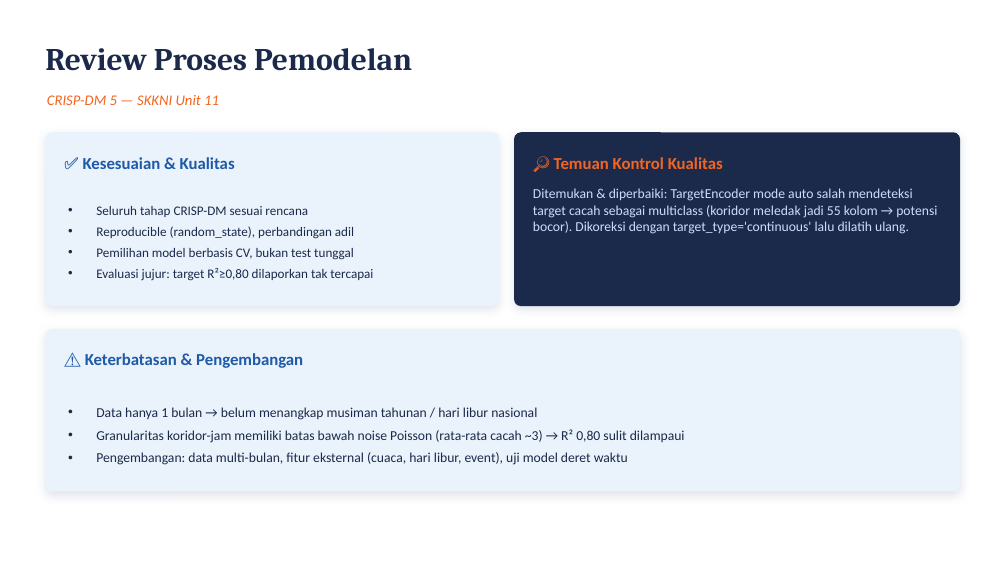
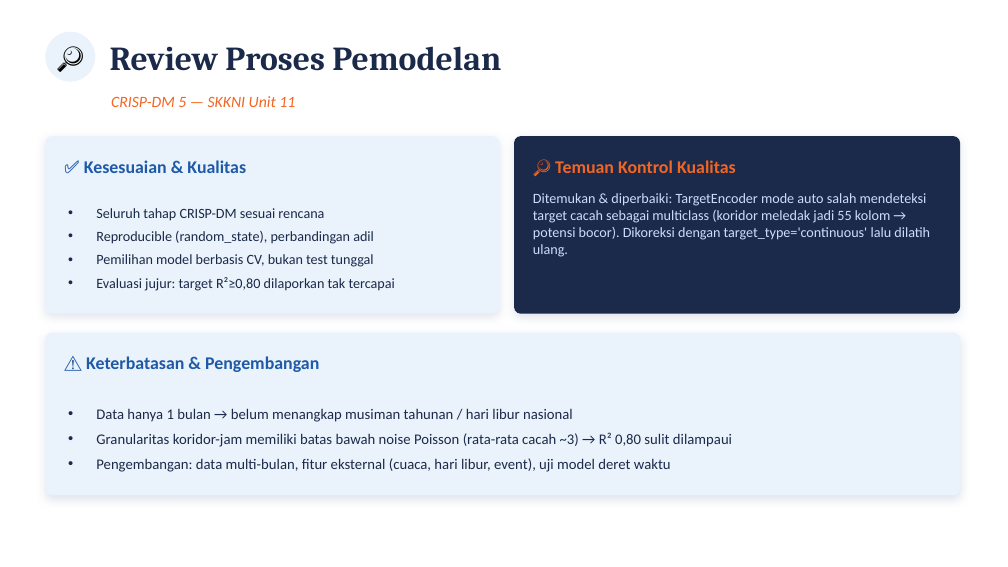
Before and after one commit to zonakerja/bnsp-dss-jul-26, a slide deck: slide 14 of ppt/TransJakarta_Demand_Prediction_BNSP.pptx (slide 13 before the commit). Drawn at 1008x567 pixels with LibreOffice and Linux fonts; fonts in the diff are those of the drawing. Boxes give left, top, right and bottom in pixels: in the first picture for what was removed or moved away, otherwise in the second. Text is boxed around its words. In the diff, an @@ line names an element or a change of style, - is before the commit and + after.

```diff
--- a/ppt/TransJakarta_Demand_Prediction_BNSP.pptx
+++ b/ppt/TransJakarta_Demand_Prediction_BNSP.pptx
@@ ellipse added at [45, 32, 95, 82], fill #EAF2FB @@
@@ text added at [45, 32, 95, 82], 26 pt, text #000000 @@
+🔎
@@ text "Review Proses Pemodelan": place and size @@
-text "Review Proses Pemodelan" at [45, 48, 412, 71]
+text "Review Proses Pemodelan" at [110, 46, 501, 71]
@@ text "Review Proses Pemodelan" at [110, 46, 501, 71]: size 30 to 32 pt @@
@@ text "CRISP-DM 5 — SKKNI Unit ...": place and size @@
-text "CRISP-DM 5 — SKKNI Unit ..." at [47, 95, 219, 105]
+text "CRISP-DM 5 — SKKNI Unit ..." at [111, 96, 295, 107]
@@ text "CRISP-DM 5 — SKKNI Unit ..." at [111, 96, 295, 107]: size 14 to 15 pt @@
@@ rounded rectangle: place and size @@
-rounded rectangle at [45, 132, 499, 306]
+rounded rectangle at [45, 136, 499, 314]
@@ rounded rectangle at [45, 136, 499, 314]: proportions changed @@
@@ rounded rectangle at [514, 136, 960, 314]: proportions changed @@
@@ rounded rectangle: place and size @@
-rounded rectangle at [514, 132, 960, 306]
+rounded rectangle at [514, 136, 960, 314]
@@ text "Seluruh tahap CRISP-DM sesuai rencana" at [96, 208, 395, 291]: size 12.5 to 13.5 pt; more space between paragraphs @@
@@ text "Ditemukan & diperbaiki: TargetEncoder mode ..." at [533, 193, 930, 257]: size 13 to 13.5 pt @@
@@ rounded rectangle: place and size @@
-rounded rectangle at [45, 329, 960, 492]
+rounded rectangle at [45, 333, 960, 495]
@@ size 16 to 17 pt in 3 elements at [84, 160, 246, 173], [555, 160, 736, 173], [86, 356, 319, 372] @@
@@ text "Data hanya 1 bulan → ..." at [96, 408, 732, 472]: size 13 to 14 pt; more space between paragraphs @@
```
Also in this commit, not shown: 15 other slides changed, 1 slide added, 3 other files.
